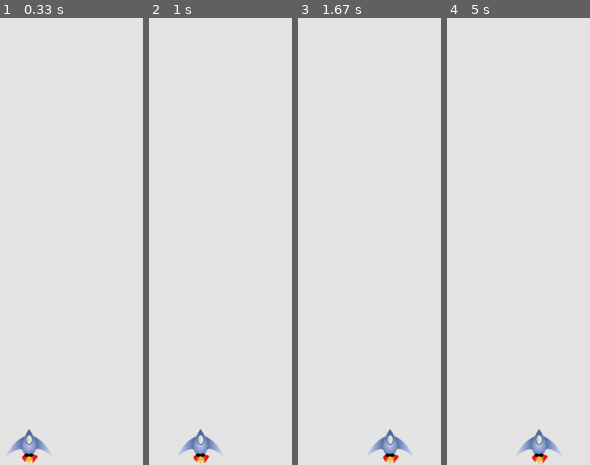
Above: before the commit, frames 1-4 (left to right).
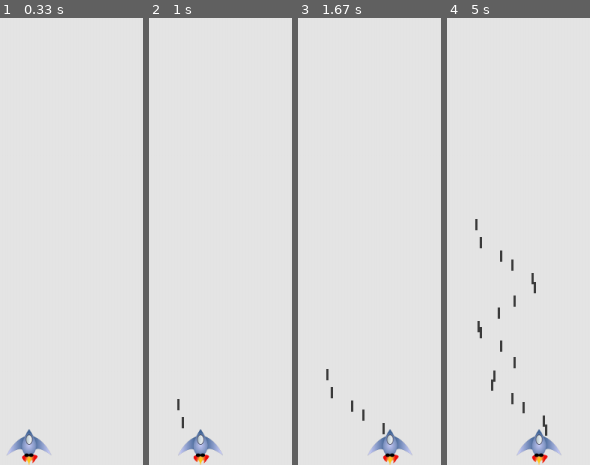
Above: after the commit, the same moments.

Repository: DenisLamalis/cours-python
Game: pygame game, started from pcc-work/12-a-ship-that-fires-bullets/alien_invasion.py
Two runs of this game, one before a commit and one after it. Both use one fixed random seed, a clock stepped at 60 frames per second and the inputs below.
Inputs:
- Up to frame 1 (0.33 s): no input
- Up to frame 2 (1 s): tap Space at 0.33, 0.73 s; hold Right from 0.67 s (still down)
- Up to frame 3 (1.67 s): tap Space at 1.03, 1.23, 1.53 s; release Right at 1.13 s; hold Right 1.17-1.63 s
- Up to frame 4 (5 s): hold Left 1.67-2.2 s; tap Space at 1.73, 2.03, 2.3, 2.6, 2.73, 3.03, 3.4, 3.7, 3.9, 4.2, 4.4, 4.7, 4.9 s; hold Left 2.23-2.63 s; hold Right 2.67-3.3 s; hold Left 3.33-3.8 s; hold Right 3.83-4.3 s; hold Right 4.33-4.8 s; hold Left from 4.83 s (still down)

Frame 1 is identical in both runs. In frame 2, 0.1% of the frame differs, in the area x 19-25%, y 85-92%; in frame 3, 0.3%; in frame 4, 1.0%, in the area x 19-71%, y 44-94%.

Commit message:
pcc12 in progress firing bullets

Diff:
--- a/pcc-work/12-a-ship-that-fires-bullets/alien_invasion.py
+++ b/pcc-work/12-a-ship-that-fires-bullets/alien_invasion.py
@@ -3,6 +3,7 @@
 
 from settings import Settings
 from ship import Ship
+from bullet import Bullet
 
 class AlienInvasion:
     """Overall class to manage game assets and behavior """
@@ -53,6 +54,8 @@
             self.ship.moving_left = True
         elif event.key == pygame.K_q:
             sys.exit()
+        elif event.key == pygame.K_SPACE:
+            self._fire_bullet()
 
     def _check_keyup_events(self, event):
         """ respond to key releases """
@@ -61,12 +64,19 @@
         elif event.key == pygame.K_LEFT:
             self.ship.moving_left = False
 
+    def _fire_bullet(self):
+        """ create a new bullet and add it to the bullets group """
+
+        new_bullet = Bullet(self)
+        self.bullets.add(new_bullet)
 
     def _update_screen(self):
         """ update images on the screen, and flip to the new screen """
 
         self.screen.fill(self.settings.bg_color)
         self.ship.blitme()
+        for bullet in self.bullets.sprites():
+            bullet.draw_bullet()
 
         # Make the most recently drawn screen visible
         pygame.display.flip()
--- a/pcc-work/12-a-ship-that-fires-bullets/bullet.py
+++ b/pcc-work/12-a-ship-that-fires-bullets/bullet.py
@@ -1,6 +1,6 @@
 import pygame
 
-from pygame.sprite import sprite
+from pygame.sprite import Sprite
 
 class Bullet(Sprite):
     """ a class to manage bullets fired from the ship """
